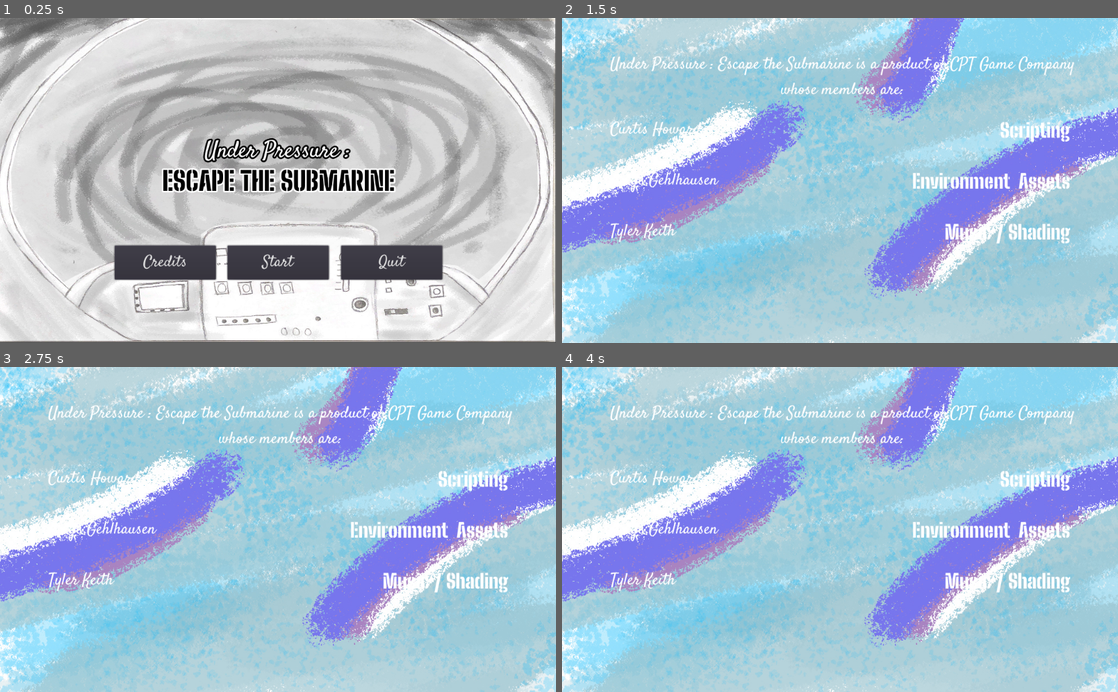
Above: before the commit, frames 1-4 (two rows, left to right).
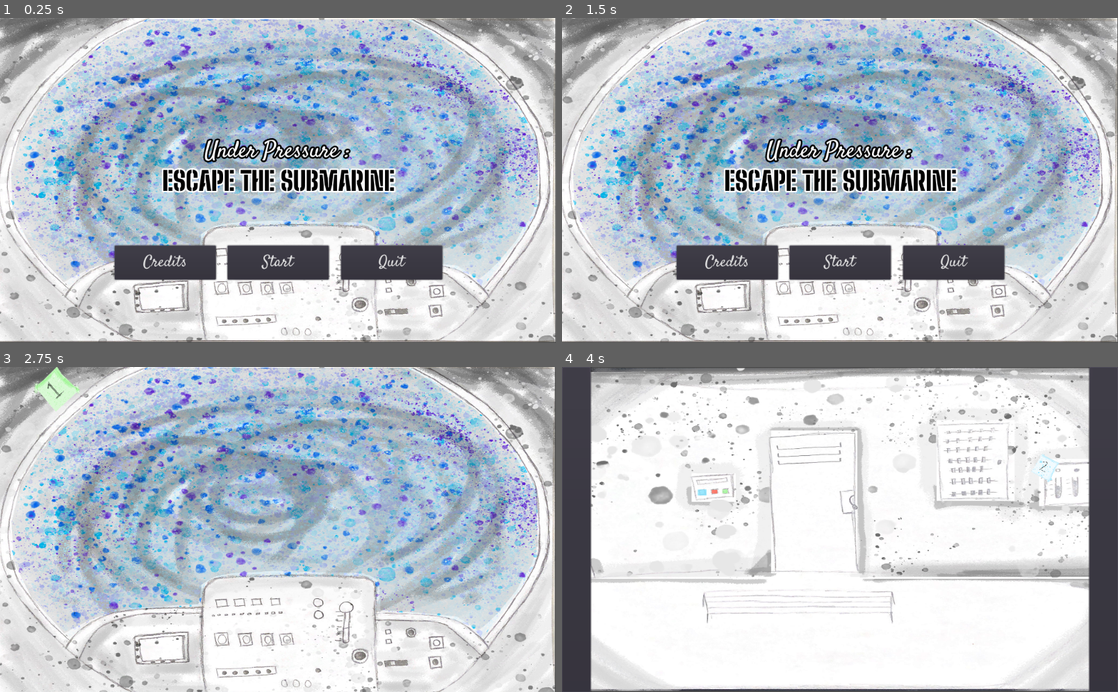
Above: after the commit, the same moments.

Repository: keitht22/Escape-The-Submarine
Game: Godot game, scene res://menus/Main_Menu.tscn
Two runs of this game, one before a commit and one after it. Both use one fixed random seed, a clock stepped at 60 frames per second and the inputs below.
Inputs (mouse positions are in pixels of both pictures, inside the frame that each line leads up to):
- Up to frame 1 (0.25 s): no input
- Up to frame 2 (1.5 s): click "Credits" at 0.5 s; click (1095, 320) at 1.25 s, where only the run after the commit has a clickable "Back"
- Up to frame 3 (2.75 s): click (278, 610) at 2 s, where only the run after the commit has a clickable "Start"
- Up to frame 4 (4 s): click (578, 529) at 2.77 s; click (578, 529) at 3.52 s

The runs differ from the first frame. In frame 1, 32% of the frame differs, in the area x 0-100%, y 0-100%; in frame 2, 91%; in frame 3, 90%; in frame 4, 95%.

Commit message:
still need left side, vent clost up and exit

Diff:
--- a/back/Back.tscn
+++ b/back/Back.tscn
@@ -6,21 +6,6 @@
 
 [node name="Back" type="Control"]
 script = ExtResource( 1 )
-__meta__ = {
-"_edit_use_anchors_": false
-}
-
-[node name="Left" type="Button" parent="."]
-margin_right = 53.0
-margin_bottom = 600.0
-__meta__ = {
-"_edit_use_anchors_": false
-}
-
-[node name="Right" type="Button" parent="."]
-margin_left = 971.0
-margin_right = 1024.0
-margin_bottom = 600.0
 __meta__ = {
 "_edit_use_anchors_": false
 }
@@ -41,11 +26,26 @@
 "_edit_use_anchors_": false
 }
 
+[node name="Left" type="Button" parent="."]
+margin_right = 53.0
+margin_bottom = 600.0
+__meta__ = {
+"_edit_use_anchors_": false
+}
+
+[node name="Right" type="Button" parent="."]
+margin_left = 971.0
+margin_right = 1024.0
+margin_bottom = 600.0
+__meta__ = {
+"_edit_use_anchors_": false
+}
+
 [node name="Note2" type="Sprite" parent="."]
 position = Vector2( 890.962, 185.17 )
 rotation = 0.487482
 scale = Vector2( 0.0245673, 0.022355 )
 texture = ExtResource( 3 )
+[connection signal="pressed" from="Sprite/Panel" to="." method="_on_Panel_pressed"]
 [connection signal="pressed" from="Left" to="." method="_on_Left_pressed"]
 [connection signal="pressed" from="Right" to="." method="_on_Right_pressed"]
-[connection signal="pressed" from="Sprite/Panel" to="." method="_on_Panel_pressed"]
--- /dev/null
+++ b/back/Panel.gd
@@ -0,0 +1,9 @@
+extends Control
+
+
+func _ready():
+	pass
+
+
+func _on_Return_pressed():
+	get_tree().change_scene("res://back/Back.tscn")
--- a/back/Panel.tscn
+++ b/back/Panel.tscn
@@ -1,38 +1,59 @@
-[gd_scene load_steps=2 format=2]
+[gd_scene load_steps=3 format=2]
 
 [ext_resource path="res://items/panel.jpg" type="Texture" id=1]
+[ext_resource path="res://back/Panel.gd" type="Script" id=2]
 
-[node name="Panel" type="Sprite"]
-position = Vector2( 730.17, 268.829 )
-scale = Vector2( 0.139733, 0.11729 )
+[node name="Panel" type="Control"]
+margin_right = 40.0
+margin_bottom = 40.0
+script = ExtResource( 2 )
+__meta__ = {
+"_edit_use_anchors_": false
+}
+
+[node name="panel" type="Sprite" parent="."]
+position = Vector2( 510.881, 300.373 )
+rotation = -1.5708
+scale = Vector2( 0.374184, 0.502762 )
 texture = ExtResource( 1 )
 
-[node name="Blue" type="Button" parent="."]
-margin_left = -229.663
-margin_top = -656.4
-margin_right = -0.662598
-margin_bottom = -402.4
+[node name="Blue" type="Button" parent="panel"]
+margin_left = -230.0
+margin_top = -669.0
+margin_right = 6.0
+margin_bottom = -419.0
 flat = true
 __meta__ = {
 "_edit_use_anchors_": false
 }
 
-[node name="Red" type="Button" parent="."]
-margin_left = -231.884
-margin_top = -163.4
-margin_right = 6.11621
-margin_bottom = 100.6
+[node name="Red" type="Button" parent="panel"]
+margin_left = -232.033
+margin_top = -153.019
+margin_right = 3.96692
+margin_bottom = 96.9813
 flat = true
 __meta__ = {
 "_edit_use_anchors_": false
 }
 
-[node name="Green" type="Button" parent="."]
-margin_left = -200.221
-margin_top = 316.943
-margin_right = 7.77881
-margin_bottom = 568.943
+[node name="Green" type="Button" parent="panel"]
+margin_left = -217.802
+margin_top = 310.003
+margin_right = 18.1983
+margin_bottom = 560.003
 flat = true
 __meta__ = {
 "_edit_use_anchors_": false
 }
+
+[node name="Return" type="Button" parent="."]
+margin_left = -1.0
+margin_top = 473.0
+margin_right = 1026.0
+margin_bottom = 603.0
+flat = true
+__meta__ = {
+"_edit_use_anchors_": false
+}
+[connection signal="pressed" from="Return" to="." method="_on_Return_pressed"]
--- a/cockpit/Cockpit.tscn
+++ b/cockpit/Cockpit.tscn
@@ -20,6 +20,7 @@
 anchor_bottom = 1.0
 margin_right = 53.0
 margin_bottom = 600.0
+flat = true
 __meta__ = {
 "_edit_use_anchors_": false
 }
@@ -29,6 +30,7 @@
 margin_left = 971.0
 margin_right = 1024.0
 margin_bottom = 600.0
+flat = true
 __meta__ = {
 "_edit_use_anchors_": false
 }
--- /dev/null
+++ b/menus/Credits.gd
@@ -0,0 +1,9 @@
+extends Control
+
+
+func _ready():
+	pass
+
+
+func _on_Button_pressed():
+	get_tree().change_scene("res://menus/Main_Menu.tscn")
--- a/menus/Credits.tscn
+++ b/menus/Credits.tscn
@@ -1,24 +1,44 @@
-[gd_scene load_steps=6 format=2]
+[gd_scene load_steps=9 format=2]
 
 [ext_resource path="res://menus/Satisfy-Regular.ttf" type="DynamicFontData" id=1]
 [ext_resource path="res://menus/BigShouldersStencilDisplay-Black.ttf" type="DynamicFontData" id=2]
 [ext_resource path="res://menus/credits.jpg" type="Texture" id=3]
+[ext_resource path="res://menus/Credits.gd" type="Script" id=4]
 
 [sub_resource type="DynamicFont" id=1]
 size = 30
+outline_size = 3
+outline_color = Color( 0.670588, 0.513726, 0.768627, 1 )
+use_mipmaps = true
+use_filter = true
+font_data = ExtResource( 1 )
+
+[sub_resource type="DynamicFont" id=3]
+size = 30
+outline_size = 3
+outline_color = Color( 0.364706, 0.815686, 0.976471, 1 )
 use_mipmaps = true
 use_filter = true
 font_data = ExtResource( 1 )
 
 [sub_resource type="DynamicFont" id=2]
 size = 36
+outline_size = 3
+outline_color = Color( 0.443137, 0.392157, 0.654902, 1 )
 use_mipmaps = true
 use_filter = true
 font_data = ExtResource( 2 )
 
-[node name="Control" type="Control"]
+[sub_resource type="DynamicFont" id=4]
+size = 20
+use_mipmaps = true
+use_filter = true
+font_data = ExtResource( 2 )
+
+[node name="Credits" type="Control"]
 margin_right = 1024.0
 margin_bottom = 600.0
+script = ExtResource( 4 )
 __meta__ = {
 "_edit_use_anchors_": false
 }
@@ -35,6 +55,7 @@
 margin_right = 423.5
 margin_bottom = 108.03
 custom_fonts/font = SubResource( 1 )
+custom_colors/font_color = Color( 1, 1, 1, 1 )
 text = "Under Pressure : Escape the Submarine is a product of CPT Game Company
 whose members are:"
 align = 1
@@ -51,7 +72,7 @@
 margin_top = -116.0
 margin_right = 423.5
 margin_bottom = 116.0
-custom_fonts/font = SubResource( 1 )
+custom_fonts/font = SubResource( 3 )
 text = "Curtis Howard
 
 Paige Gehlhausen
@@ -67,10 +88,11 @@
 anchor_right = 0.5
 anchor_bottom = 0.5
 margin_left = -423.5
-margin_top = -115.326
+margin_top = -114.653
 margin_right = 423.5
-margin_bottom = 116.674
+margin_bottom = 117.347
 custom_fonts/font = SubResource( 2 )
+custom_colors/font_color = Color( 0.952941, 0.976471, 0.980392, 1 )
 text = "Scripting
 
 Environment  Assets
@@ -80,3 +102,15 @@
 __meta__ = {
 "_edit_use_anchors_": false
 }
+
+[node name="Button" type="Button" parent="."]
+margin_left = 954.532
+margin_top = 528.772
+margin_right = 1018.53
+margin_bottom = 592.772
+custom_fonts/font = SubResource( 4 )
+text = "Back"
+__meta__ = {
+"_edit_use_anchors_": false
+}
+[connection signal="pressed" from="Button" to="." method="_on_Button_pressed"]
--- a/right_side/Right_Side.tscn
+++ b/right_side/Right_Side.tscn
@@ -1,7 +1,6 @@
-[gd_scene load_steps=3 format=2]
+[gd_scene load_steps=2 format=2]
 
 [ext_resource path="res://right_side/Right_Side.gd" type="Script" id=1]
-[ext_resource path="res://items/key.png" type="Texture" id=2]
 
 [node name="Right_Side" type="Control"]
 script = ExtResource( 1 )
@@ -25,22 +24,5 @@
 __meta__ = {
 "_edit_use_anchors_": false
 }
-
-[node name="Key" type="Sprite" parent="."]
-position = Vector2( 766.786, 369.866 )
-rotation = -1.19024
-scale = Vector2( 0.0437661, 0.0486596 )
-texture = ExtResource( 2 )
-
-[node name="key" type="Button" parent="Key"]
-margin_left = -393.0
-margin_top = -965.0
-margin_right = 353.0
-margin_bottom = 890.0
-flat = true
-__meta__ = {
-"_edit_use_anchors_": false
-}
 [connection signal="pressed" from="Left" to="." method="_on_Left_pressed"]
 [connection signal="pressed" from="Right" to="." method="_on_Right_pressed"]
-[connection signal="pressed" from="Key/key" to="." method="_on_key_pressed"]
Binary file added: back/back_main.png
Not shown, added: back/back_main.png.import
Binary file changed: cockpit/Cockpit.jpg
Binary file added: right_side/right_side.jpg
Not shown, added: right_side/right_side.jpg.import
Not shown, changed: .DS_Store
Not shown, added: items/.DS_Store
